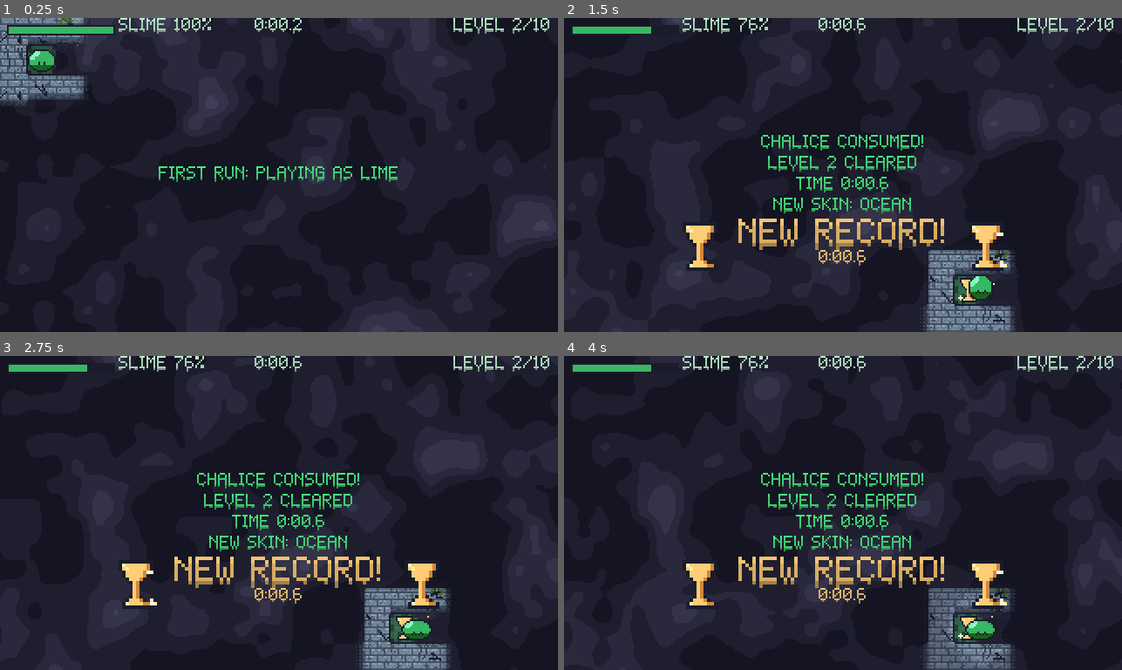
Above: before the commit, frames 1-4 (two rows, left to right).
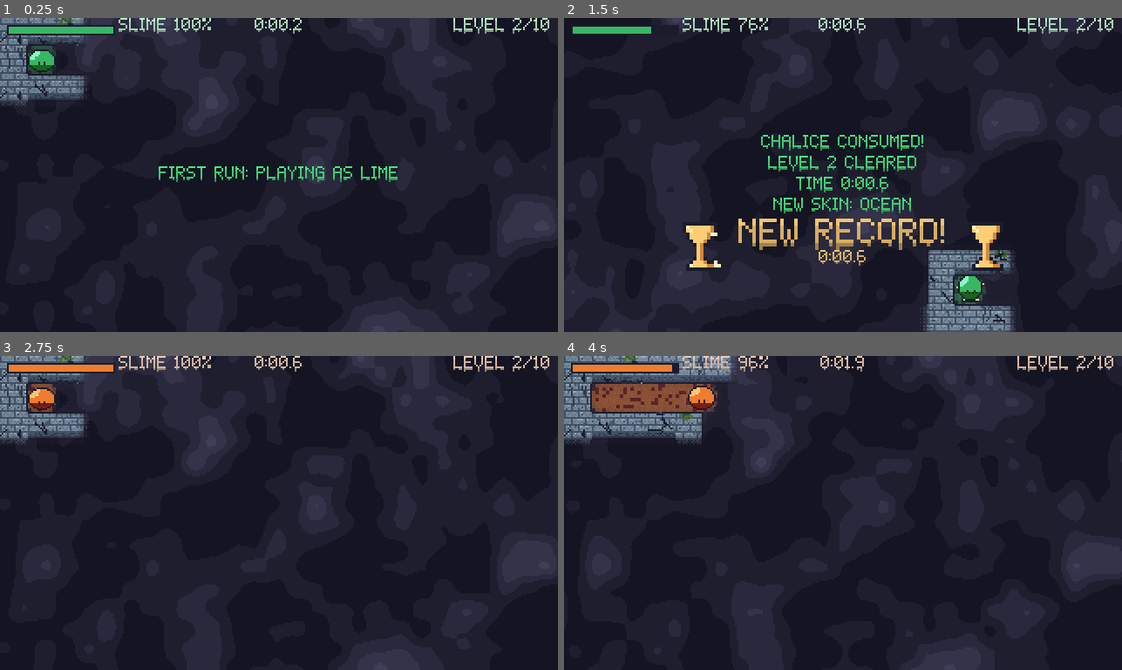
Above: after the commit, the same moments.

Repository: AveryBlue-GD/slime-time
Game: Godot game, scene res://tests/demo_record.tscn
The game is run twice, just before and just after one commit, with the same random seed, the same clock (stepped at 60 frames per second) and the same inputs. This scene is started directly instead of the project's main scene.
Inputs (mouse positions are in pixels of both pictures, inside the frame that each line leads up to):
- Up to frame 1 (0.25 s): no input
- Up to frame 2 (1.5 s): tap Enter at 0.5 s; move the mouse to (965, 159) at 0.52 s; hold D (move_right) 0.53-1.25 s; tap P at 0.6 s; click (965, 159) at 0.67 s; tap Space (jump) at 0.77 s; drag from (731, 190) to (965, 291) at 1.27 s
- Up to frame 3 (2.75 s): click (200, 635) at 2 s, where only the run after the commit has a clickable "REPLAY"
- Up to frame 4 (4 s): move the mouse to (898, 443) at 2.77 s; hold D (move_right) 2.78-3.5 s; tap I at 2.85 s; click (898, 443) at 2.92 s; drag from (815, 575) to (675, 465) at 3.52 s

The runs differ from the first frame. In frame 2, 0.4% of the frame differs, in the area x 26-80%, y 68-90%; in frame 3, 26%; in frame 4, 28%, in the area x 0-100%, y 0-100%.

Commit message:
Replay or next after a win
- A win now shows REPLAY / NEXT LEVEL (CONTINUE after level 10, which
  goes to the victory screen; REPLAY MAZE / NEW MAZE in the randomizer)
  instead of moving on automatically; buttons appear after 0.6 s so a
  held key can't press one; NEXT is focused; touch controls hide
- Random wins keep the same maze until NEW MAZE is picked
- The level 10 win message keeps the time line; R after a win replays
- demo_record.tscn shows the full win screen

Co-Authored-By: Claude Opus 5.5 <noreply@anthropic.com>

Diff:
--- a/scripts/game.gd
+++ b/scripts/game.gd
@@ -66,6 +66,8 @@
 ## Seconds the "first run: playing as ..." notice stays up.
 const FORCED_SKIN_NOTICE := 2.5
 const VICTORY_SCENE := "res://scenes/victory.tscn"
+## After a win, the replay / next buttons appear after this long (so a held key can't press one).
+const CHOICE_DELAY := 0.6
 ## Screen shake on a splat: lasts SHAKE_TIME, up to SHAKE_MAX px for a full-power leap.
 const SHAKE_TIME := 0.25
 const SHAKE_MAX := 3.0
@@ -102,6 +104,8 @@
 var hard_mode := false
 ## Seconds spent on this maze (stops on pause and when the maze ends).
 var run_time := 0.0
+## True once this maze has been won (R then replays it rather than moving on).
+var won := false
 var shake_left := 0.0
 var shake_strength := 0.0
 
@@ -113,6 +117,7 @@
 @onready var chalice: Area2D = $Chalice
 @onready var hud: CanvasLayer = $HUD
 @onready var pause_menu: CanvasLayer = $PauseMenu
+@onready var touch_controls: CanvasLayer = $TouchControls
 @onready var camera: Camera2D = $Slime/Camera2D
 @onready var progress: Node = get_node_or_null("/root/Progress")
 
@@ -478,7 +483,7 @@
 	slime.play_celebrate()
 	_sfx("chalice")
 	if is_random():
-		var random_text := "CHALICE CONSUMED!\nA NEW MAZE AWAITS..."
+		var random_text := "CHALICE CONSUMED!\nTIME " + UIKit.format_time(run_time)
 		if progress and progress.randoms_won + 1 == Skins.RAINBOW_RANDOMS:
 			random_text += "\nNEW SKIN: " + Skins.RAINBOW_NAME
 			get_tree().create_timer(0.6).timeout.connect(func() -> void: _sfx("unlock"))
@@ -495,7 +500,7 @@
 		text += "   BEST " + UIKit.format_time(best)
 	var delay := END_DELAY
 	if level >= Levels.COUNT:
-		text = "YOU ESCAPED ALL %d MAZES!" % Levels.COUNT
+		text = ("YOU ESCAPED ALL %d MAZES!\n" % Levels.COUNT) + text.get_slice("\n", 2)
 		delay = WIN_FINAL_DELAY
 	if progress and progress.levels_cleared < level:
 		var unlocked := Skins.unlocked_by_level(level)
@@ -513,31 +518,63 @@
 
 
 ## Freezes play and shows the result. When this is the running scene (not a test), records the
-## result, then loads what comes next: the next level, a fresh random maze (after a win or a
-## dry-up), a retry of the story level, or the victory screen.
-func _finish(won: bool, text: String, delay: float) -> void:
+## result. After a dry-up it retries automatically (a story level again, or a freshly shuffled
+## random maze); after a win it offers REPLAY or NEXT (see _offer_next_steps).
+func _finish(did_win: bool, text: String, delay: float) -> void:
 	finished = true
+	won = did_win
 	slime.frozen = true
+	touch_controls.hide_controls()
 	hud.show_message(text)
-	level_finished.emit(won)
+	level_finished.emit(did_win)
 	if not _is_running_scene():
 		return
-	var to_victory := false
-	if progress and is_random():
-		if won:
+	if not did_win:
+		if progress and is_random():
+			progress.new_random_maze()
+		await get_tree().create_timer(delay).timeout
+		if _is_running_scene():
+			get_tree().reload_current_scene()
+		return
+	if progress:
+		if is_random():
 			progress.complete_random()
 		else:
+			progress.record_time(level, run_time)
+			progress.complete_level(level)
+	await get_tree().create_timer(CHOICE_DELAY).timeout
+	if _is_running_scene():
+		_offer_next_steps()
+
+
+## The buttons shown after a win.
+func _offer_next_steps() -> void:
+	if is_random():
+		hud.show_choices([["REPLAY MAZE", replay], ["NEW MAZE", play_next]])
+	elif level >= Levels.COUNT:
+		hud.show_choices([["REPLAY", replay], ["CONTINUE", play_next]])
+	else:
+		hud.show_choices([["REPLAY", replay], ["NEXT LEVEL", play_next]])
+
+
+## Plays this same maze again (for a random maze, the same seed).
+func replay() -> void:
+	if progress and not is_random():
+		progress.start_story(level)
+	get_tree().reload_current_scene()
+
+
+## Moves on: the next story level, a new random maze, or the victory screen after the last level.
+func play_next() -> void:
+	if is_random():
+		if progress:
 			progress.new_random_maze()
-	elif won and progress:
-		progress.record_time(level, run_time)
-		progress.complete_level(level)
-		to_victory = level >= Levels.COUNT
-	await get_tree().create_timer(delay).timeout
-	if not _is_running_scene():
-		return
-	if to_victory:
+		get_tree().reload_current_scene()
+	elif level >= Levels.COUNT:
 		get_tree().change_scene_to_file(VICTORY_SCENE)
 	else:
+		if progress:
+			progress.start_story(level + 1)
 		get_tree().reload_current_scene()
 
 
@@ -552,7 +589,10 @@
 		get_viewport().set_input_as_handled()
 		pause_menu.open()
 	elif event.is_action_pressed("restart"):
-		get_tree().reload_current_scene()
+		if won:
+			replay()
+		else:
+			get_tree().reload_current_scene()
 
 
 func _sfx(sound_name: String) -> void:
--- a/scripts/hud.gd
+++ b/scripts/hud.gd
@@ -22,6 +22,10 @@
 var record_time_label: Label
 var _chalices: Array[TextureRect] = []
 var _chalice_clock := 0.0
+## Buttons offered after a win (replay / next).
+var choice_buttons: Array[Button] = []
+var _choice_root: Control
+var _skin_text: SkinText
 
 
 func _ready() -> void:
@@ -63,9 +67,12 @@
 	add_child(message)
 
 	_build_record_banner()
+	_build_choice_row()
 	set_slime(100.0)
 	set_time(0.0)
-	add_child(SkinText.new())
+	_skin_text = SkinText.new()
+	_skin_text.theme_owner = _choice_root
+	add_child(_skin_text)
 
 
 func set_slime(percent: float) -> void:
@@ -82,6 +89,39 @@
 func show_record(seconds: float) -> void:
 	record_time_label.text = UIKit.format_time(seconds)
 	record_banner.visible = true
+
+
+## Shows a row of buttons, each [text, Callable]; the last one gets keyboard focus.
+func show_choices(options: Array) -> void:
+	var row: HBoxContainer = _choice_root.get_child(0).get_child(0)
+	for child in row.get_children():
+		child.queue_free()
+	choice_buttons.clear()
+	for option: Array in options:
+		var button := UIKit.make_button(option[0], option[1], Vector2(84, 13))
+		row.add_child(button)
+		choice_buttons.append(button)
+	_choice_root.visible = true
+	_skin_text.recolor()
+	choice_buttons[-1].grab_focus()
+
+
+func _build_choice_row() -> void:
+	_choice_root = Control.new()
+	_choice_root.theme = UIKit.make_theme()
+	_choice_root.set_anchors_and_offsets_preset(Control.PRESET_FULL_RECT)
+	_choice_root.mouse_filter = Control.MOUSE_FILTER_IGNORE
+	_choice_root.visible = false
+	add_child(_choice_root)
+	var center := CenterContainer.new()
+	center.set_anchors_and_offsets_preset(Control.PRESET_TOP_WIDE)
+	center.offset_top = 152
+	center.offset_bottom = 168
+	center.mouse_filter = Control.MOUSE_FILTER_IGNORE
+	_choice_root.add_child(center)
+	var row := HBoxContainer.new()
+	row.add_theme_constant_override("separation", 8)
+	center.add_child(row)
 
 
 func _build_record_banner() -> void:
--- a/scripts/progress.gd
+++ b/scripts/progress.gd
@@ -152,12 +152,11 @@
 	current_level = clampi(level, 1, highest_unlocked)
 
 
-## Records a randomizer win (saved) and lines up a fresh maze.
+## Records a randomizer win (saved). The maze stays the same until the player picks NEW MAZE.
 func complete_random() -> void:
 	randoms_cleared += 1
 	randoms_won += 1
 	save_progress()
-	new_random_maze()
 
 
 func start_random() -> void:
--- a/scripts/ui/touch_controls.gd
+++ b/scripts/ui/touch_controls.gd
@@ -110,6 +110,12 @@
 			Input.action_release(MOVE_ACTIONS[i])
 
 
+## Hides the controls (e.g. when a level ends and menu buttons take over).
+func hide_controls() -> void:
+	_release_all()
+	visible = false
+
+
 func _release_all() -> void:
 	_joy_touch = -1
 	_jump_touch = -1
--- a/tests/demo_record.gd
+++ b/tests/demo_record.gd
@@ -1,8 +1,9 @@
 extends Node
 
-## Screenshot scenario: a level won faster than a (fake, slow) record, showing the NEW RECORD! banner.
-## Run with -GameArgs --unlock-all so nothing is saved:
-## .\tools\screenshot.ps1 -Frames 75 -Scene res://tests/demo_record.tscn -GameArgs --unlock-all
+## Screenshot scenario: a level won faster than a (fake, slow) record, showing the NEW RECORD! banner
+## and the REPLAY / NEXT LEVEL buttons. The level is added to the root and made the current scene
+## so its real win flow runs. Run with -GameArgs --unlock-all so nothing is saved:
+## .\tools\screenshot.ps1 -Frames 100 -Scene res://tests/demo_record.tscn -GameArgs --unlock-all
 
 var game: Node2D
 var frame := 0
@@ -12,10 +13,12 @@
 	Progress.best_times[2] = 99.0
 	game = preload("res://scenes/main.tscn").instantiate()
 	game.level = 2
-	add_child(game)
+	get_tree().root.add_child.call_deferred(game)
 
 
 func _physics_process(_delta: float) -> void:
 	frame += 1
-	if frame == 40:
+	if frame == 3:
+		get_tree().current_scene = game
+	elif frame == 40:
 		game.slime.position = game.chalice.position
--- /dev/null
+++ b/tests/test_next_steps.gd
@@ -0,0 +1,144 @@
+extends SceneTree
+
+## After-win choices: story wins offer REPLAY / NEXT LEVEL (CONTINUE after level 10), random wins
+## offer REPLAY MAZE / NEW MAZE; each button loads the right thing. Dry-ups still retry on their
+## own. Uses a throwaway save file.
+## Run: .\tools\godot.ps1 --path . --headless --fixed-fps 60 --quit-after 20000 -s res://tests/test_next_steps.gd
+
+const MAIN := preload("res://scenes/main.tscn")
+const TEST_SAVE := "user://test_save.cfg"
+
+var failures := 0
+var progress: Node
+
+
+func _initialize() -> void:
+	await process_frame
+	progress = root.get_node("Progress")
+	progress.save_path = TEST_SAVE
+	progress.levels_cleared = 0
+	progress.highest_unlocked = 1
+	progress.best_times = {}
+	progress.skin_notices_seen.assign([1, 2, 3, 10])
+
+	# Story win -> NEXT LEVEL loads level 2.
+	var game := await _spawn_story(1)
+	await _win(game)
+	_check(_texts(game) == ["REPLAY", "NEXT LEVEL"], "a story win offers REPLAY and NEXT LEVEL (%s)" % [_texts(game)])
+	_check(game.hud.choice_buttons[-1].has_focus(), "NEXT LEVEL is focused for keyboard players")
+	_check(not game.touch_controls.visible, "touch controls get out of the way of the buttons")
+	game.hud.choice_buttons[1].pressed.emit()
+	var next := await _new_scene(game)
+	_check(next.level == 2, "NEXT LEVEL loads level 2 (got %d)" % next.level)
+	_drop(next)
+
+	# Story win -> REPLAY loads the same level (even though progress moved on).
+	game = await _spawn_story(1)
+	await _win(game)
+	game.hud.choice_buttons[0].pressed.emit()
+	next = await _new_scene(game)
+	_check(next.level == 1, "REPLAY loads the same level again (got %d)" % next.level)
+	_drop(next)
+
+	# Last level -> REPLAY / CONTINUE.
+	progress.levels_cleared = 9
+	progress.highest_unlocked = 10
+	game = await _spawn_story(10)
+	await _win(game)
+	_check(_texts(game) == ["REPLAY", "CONTINUE"], "after level 10: REPLAY and CONTINUE (to the victory screen)")
+	_check("TIME" in game.hud.message.text, "the level 10 message still shows your time")
+	await _drop_running(game)
+
+	# Random win -> REPLAY MAZE keeps the seed, NEW MAZE changes it.
+	game = await _spawn_random(4242)
+	await _win(game)
+	_check(_texts(game) == ["REPLAY MAZE", "NEW MAZE"], "a random win offers REPLAY MAZE and NEW MAZE")
+	game.hud.choice_buttons[0].pressed.emit()
+	next = await _new_scene(game)
+	_check(next.random_seed == 4242, "REPLAY MAZE plays the same maze")
+	await _win(next)
+	next.hud.choice_buttons[1].pressed.emit()
+	var newer := await _new_scene(next)
+	_check(newer.random_seed != 4242, "NEW MAZE plays a different maze")
+	_drop(newer)
+
+	# Dry-up: no buttons, it retries by itself.
+	game = await _spawn_story(1)
+	game.slime_remaining = 0.2
+	var open_right: bool = Vector2i.RIGHT in MazeGenerator.open_neighbors(game.maze, game.maze.start)
+	Input.action_press("move_right" if open_right else "move_down")
+	await _frames(20)
+	Input.action_release("move_right")
+	Input.action_release("move_down")
+	await _frames(int(game.CHOICE_DELAY * 60) + 5)
+	_check(game.finished and game.hud.choice_buttons.is_empty(), "drying up shows no buttons (it retries on its own)")
+	await _drop_running(game)
+
+	DirAccess.remove_absolute(ProjectSettings.globalize_path(TEST_SAVE))
+	print("RESULT: %s" % ("PASS" if failures == 0 else "FAIL (%d)" % failures))
+	quit(1 if failures else 0)
+
+
+func _spawn_story(level: int) -> Node2D:
+	progress.start_story(level)
+	return await _spawn({level = level})
+
+
+func _spawn_random(seed_value: int) -> Node2D:
+	progress.start_random()
+	progress.random_seed = seed_value
+	return await _spawn({random_seed = seed_value})
+
+
+## A game as the current scene, so its real end-of-maze flow runs.
+func _spawn(settings: Dictionary) -> Node2D:
+	var game: Node2D = MAIN.instantiate()
+	for key: String in settings:
+		game.set(key, settings[key])
+	root.add_child(game)
+	current_scene = game
+	await physics_frame
+	return game
+
+
+## Wins and waits for the replay / next buttons.
+func _win(game: Node2D) -> void:
+	game.slime.position = game.chalice.position
+	await _frames(int(game.CHOICE_DELAY * 60) + 10)
+
+
+## Waits for a button's scene reload and returns the new level scene.
+func _new_scene(old: Node2D) -> Node2D:
+	for i in 10:
+		await process_frame
+		if current_scene != old and current_scene != null:
+			break
+	await physics_frame
+	return current_scene
+
+
+func _drop(game: Node2D) -> void:
+	current_scene = null
+	game.free()
+
+
+## Detaches a game before any automatic retry fires, then frees it.
+func _drop_running(game: Node2D) -> void:
+	current_scene = null
+	await _frames(int(game.END_DELAY * 60) + 10)
+	game.free()
+
+
+func _texts(game: Node2D) -> Array:
+	return game.hud.choice_buttons.map(func(b: Button) -> String: return b.text)
+
+
+func _frames(count: int) -> void:
+	for i in count:
+		await physics_frame
+
+
+func _check(ok: bool, label: String) -> void:
+	print(("  ok   " if ok else "  FAIL ") + label)
+	if not ok:
+		failures += 1
--- a/tests/test_rainbow.gd
+++ b/tests/test_rainbow.gd
@@ -32,7 +32,7 @@
 	await _frames(5)
 	_check(progress.randoms_won == 5, "winning a random maze counts toward the rainbow (%d/5)" % progress.randoms_won)
 	_check("NEW SKIN: RAINBOW" in game.hud.message.text, "the 5th random win announces the rainbow skin")
-	_check(progress.random_seed != 12345, "a win lines up a brand-new maze")
+	_check(progress.random_seed == 12345, "a win keeps the maze until NEW MAZE is picked")
 	var reloaded: Node = preload("res://scripts/progress.gd").new()
 	reloaded.save_path = TEST_SAVE
 	reloaded.load_progress()
Not shown, added: tests/test_next_steps.gd.uid
Not shown, changed: CLAUDE.md
